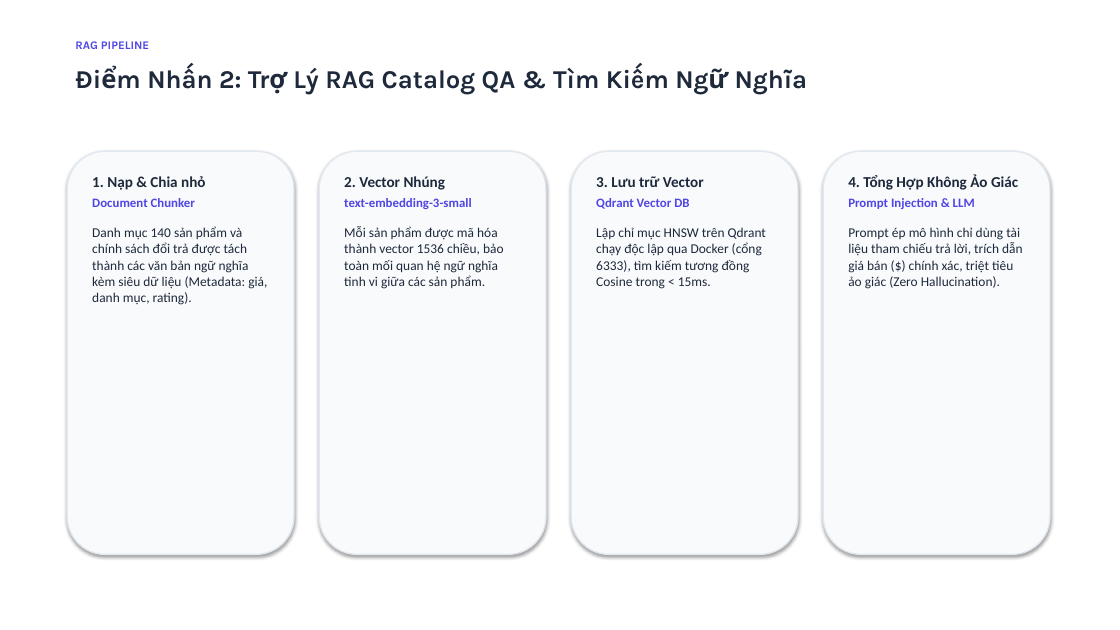
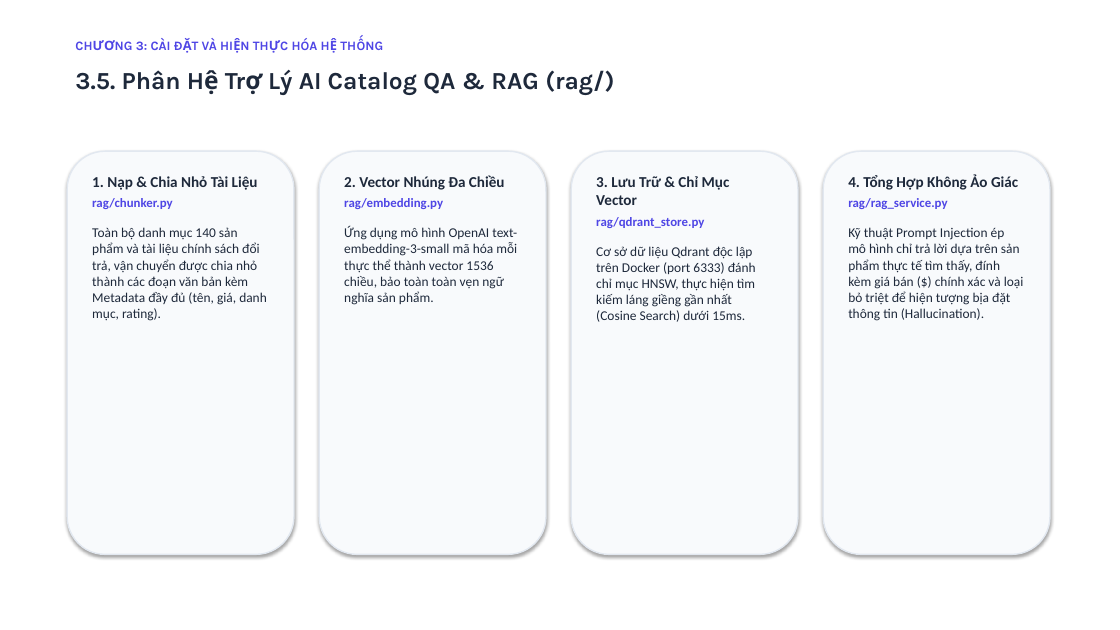
Before and after one commit to linhle100905/real-time-retail-analytics-platform, a slide deck: slide 8 of docs/Bao_Cao_Thuyet_Trinh_Do_An.pptx. Drawn at 1120x630 pixels with LibreOffice and Linux fonts; fonts in the diff are those of the drawing. Boxes give left, top, right and bottom in pixels: in the first picture for what was removed or moved away, otherwise in the second. Text is boxed around its words. In the diff, an @@ line names an element or a change of style, - is before the commit and + after.

```diff
--- a/docs/Bao_Cao_Thuyet_Trinh_Do_An.pptx
+++ b/docs/Bao_Cao_Thuyet_Trinh_Do_An.pptx
@@ text at bbox=[136, 38, 318, 50]: text changed; size 10 to 11 pt @@
-RAG PIPELINE
+CHƯƠNG 3: CÀI ĐẶT VÀ HIỆN THỰC HÓA HỆ THỐNG
@@ text at bbox=[75, 70, 614, 95]: text changed; size 22 to 21 pt @@
-Điểm Nhấn 2: Trợ Lý RAG Catalog QA & Tìm Kiếm Ngữ Nghĩa
+3.5. Phân Hệ Trợ Lý AI Catalog QA & RAG (rag/)
@@ text at bbox=[92, 176, 267, 321]: text changed @@
-1. Nạp & Chia nhỏ
-Document Chunker
-Danh mục 140 sản phẩm và chính sách đổi trả được tách thành các văn bản ngữ nghĩa kèm siêu dữ liệu (Metadata: giá, danh mục, rating).
+1. Nạp & Chia Nhỏ Tài Liệu
+rag/chunker.py
+Toàn bộ danh mục 140 sản phẩm và tài liệu chính sách đổi trả, vận chuyển được chia nhỏ thành các đoạn văn bản kèm Metadata đầy đủ (tên, giá, danh mục, rating).
@@ text at bbox=[344, 175, 517, 305]: text changed @@
-2. Vector Nhúng
-text-embedding-3-small
-Mỗi sản phẩm được mã hóa thành vector 1536 chiều, bảo toàn mối quan hệ ngữ nghĩa tinh vi giữa các sản phẩm.
+2. Vector Nhúng Đa Chiều
+rag/embedding.py
+Ứng dụng mô hình OpenAI text-embedding-3-small mã hóa mỗi thực thể thành vector 1536 chiều, bảo toàn toàn vẹn ngữ nghĩa sản phẩm.
@@ text at bbox=[596, 176, 756, 322]: text changed @@
-3. Lưu trữ Vector
-Qdrant Vector DB
-Lập chỉ mục HNSW trên Qdrant chạy độc lập qua Docker (cổng 6333), tìm kiếm tương đồng Cosine trong < 15ms.
+3. Lưu Trữ & Chỉ Mục Vector
+rag/qdrant_store.py
+Cơ sở dữ liệu Qdrant độc lập trên Docker (port 6333) đánh chỉ mục HNSW, thực hiện tìm kiếm láng giềng gần nhất (Cosine Search) dưới 15ms.
@@ text at bbox=[848, 198, 1024, 321]: text changed @@
-Prompt Injection & LLM
-Prompt ép mô hình chỉ dùng tài liệu tham chiếu trả lời, trích dẫn giá bán ($) chính xác, triệt tiêu ảo giác (Zero Hallucination).
+rag/rag_service.py
+Kỹ thuật Prompt Injection ép mô hình chỉ trả lời dựa trên sản phẩm thực tế tìm thấy, đính kèm giá bán ($) chính xác và loại bỏ triệt để hiện tượng bịa đặt thông tin (Hallucination).
```
Also in this commit, not shown: 10 other slides changed, 1 slide added, 1 slide removed.
